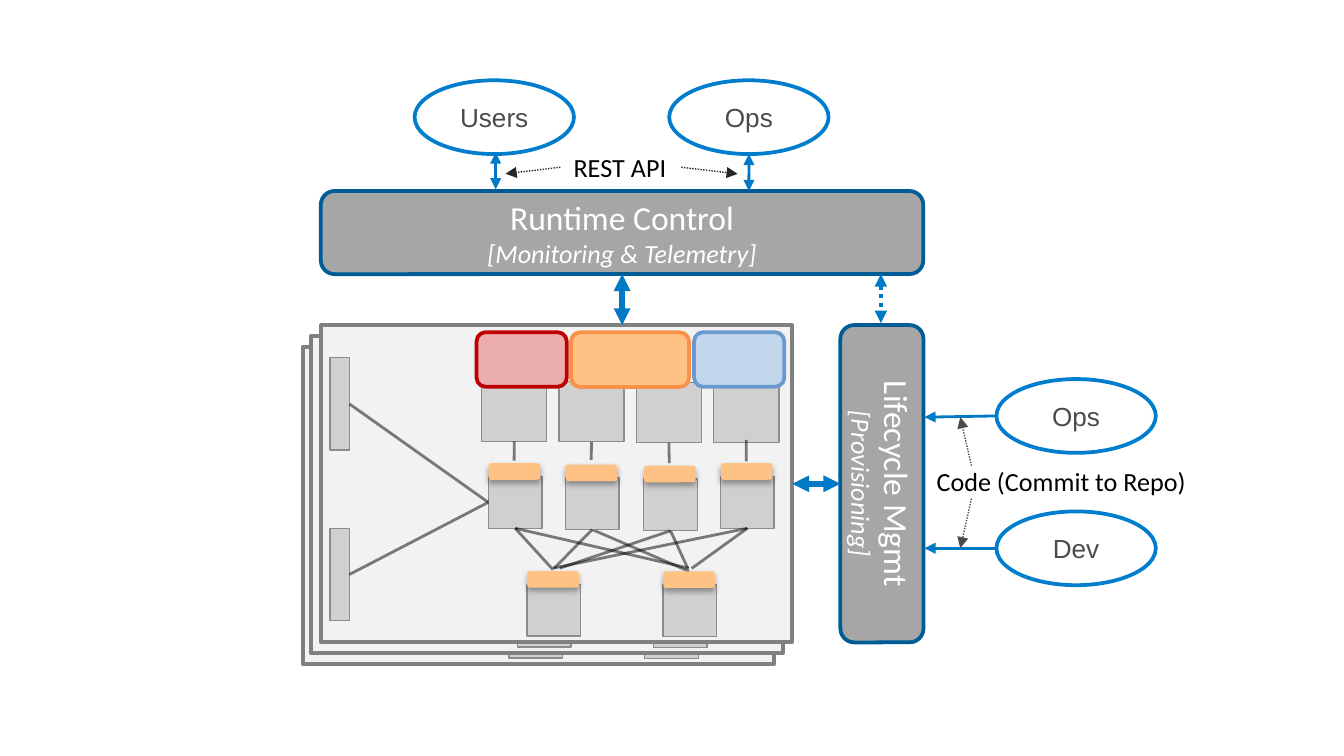
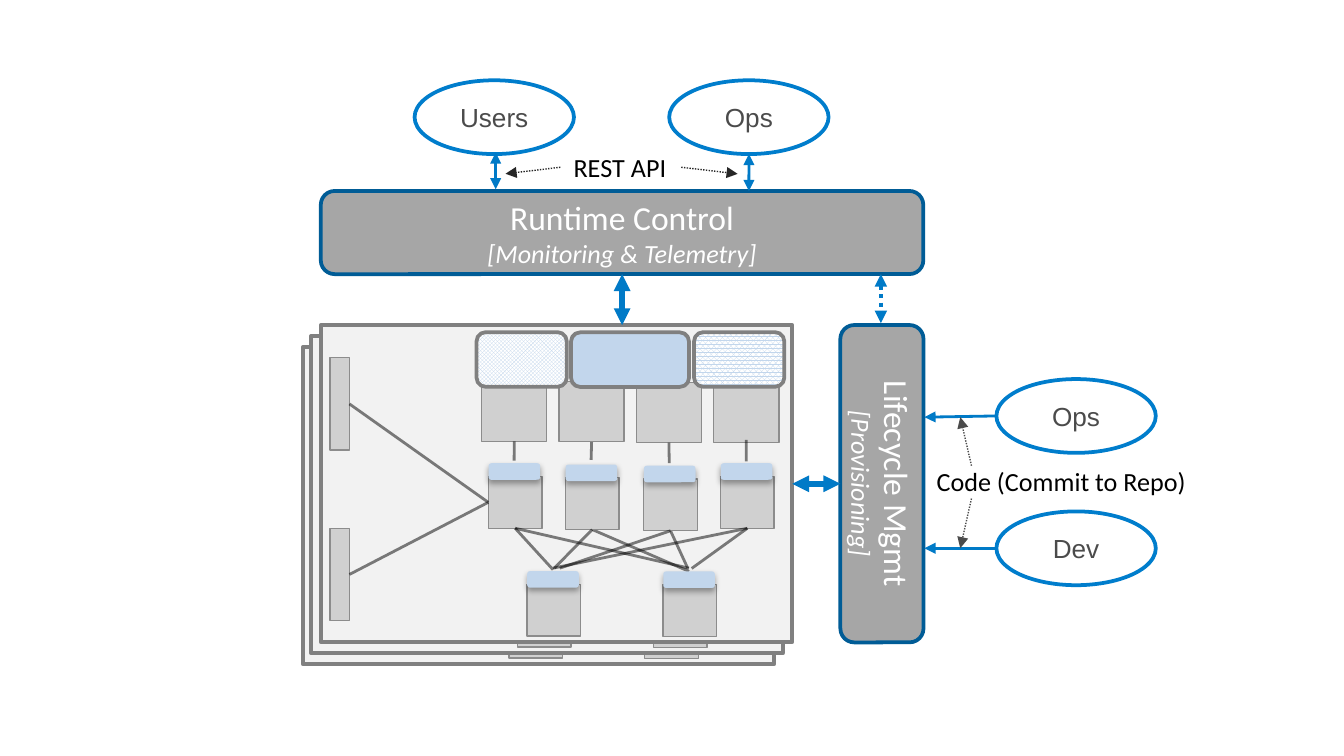
Before and after one commit to SystemsApproach/ops, a slide deck: slide 25 of figures.pptx. Drawn at 1344x756 pixels with LibreOffice and Linux fonts; fonts in the diff are those of the drawing; grey boxes stand for pictures. Boxes give left, top, right and bottom in pixels: in the first picture for what was removed or moved away, otherwise in the second. Text is boxed around its words. In the diff, an @@ line names an element or a change of style, - is before the commit and + after.

```diff
--- a/figures.pptx
+++ b/figures.pptx
@@ rounded rectangle at bbox=[477, 332, 567, 387]: fill #EBADAD to pattern #C2D6EC on #FFFFFF; outline #C00000 2 pt to #808080 2 pt @@
@@ rounded rectangle at bbox=[571, 332, 689, 387]: fill #FFC285 to #C2D6EC; outline #F99149 2 pt to #808080 2 pt @@
@@ rounded rectangle at bbox=[694, 332, 784, 387]: fill #C2D6EC to pattern #C2D6EC on #FFFFFF; outline #6A99D0 2 pt to #808080 2 pt @@
@@ fill #FFC285 to #C2D6EC in 6 elements at bbox=[720, 464, 771, 480], bbox=[566, 465, 617, 481], bbox=[489, 464, 540, 480], bbox=[527, 571, 578, 587], bbox=[664, 571, 715, 587], bbox=[644, 466, 695, 482] @@
```
Also in this commit, not shown: 13 other slides changed, 24 other files.
